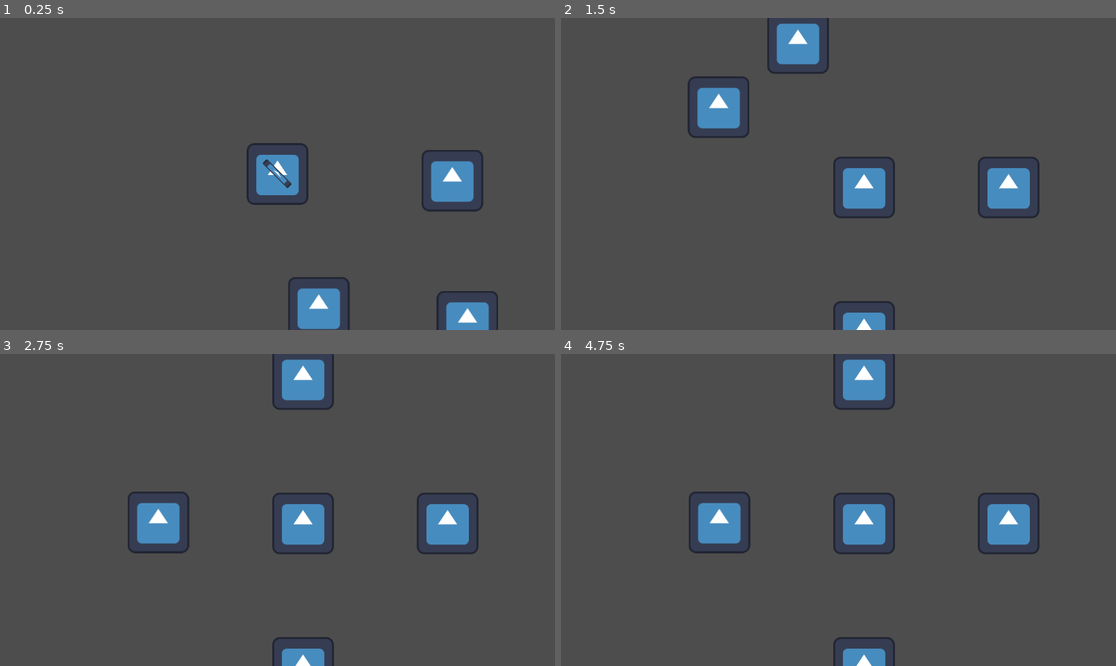
Above: before the commit, frames 1-4 (two rows, left to right).
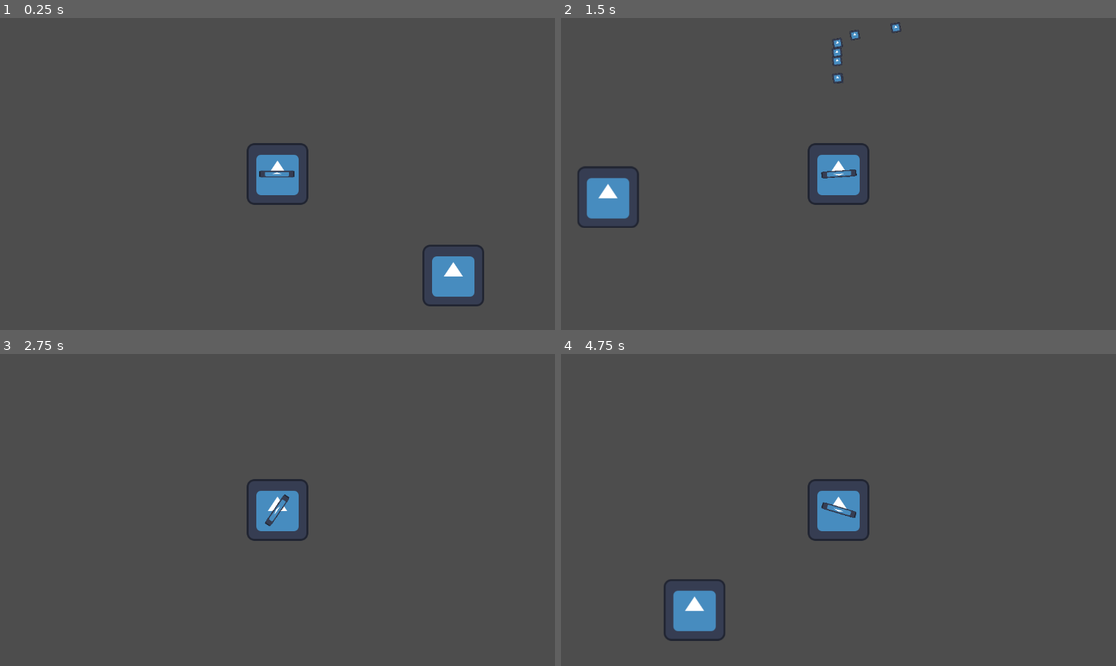
Above: after the commit, the same moments.

Repository: Mr-excaliver/Demon_Hero
Game: Godot game, scene res://scenes/world.tscn
Same seed, same stepped clock (60 frames per second), same inputs: the game is played once before the commit and once after it. The engine's default icon, where the game draws it, is replaced by a stand-in: a white triangle on a blue panel in a dark square.
Inputs (mouse positions are in pixels of both pictures, inside the frame that each line leads up to):
- Up to frame 1 (0.25 s): no input
- Up to frame 2 (1.5 s): move the mouse to (960, 158) at 0.52 s; press the mouse at (960, 158) at 0.53 s; hold D (right) 0.53-1.28 s; move the mouse to (727, 189) at 1.27 s; release the mouse at (727, 189) at 1.28 s; hold S (down) from 1.28 s (still down); tap Space (dash) at 1.35 s
- Up to frame 3 (2.75 s): move the mouse to (333, 441) at 2.02 s; release S (down) at 2.03 s; press the mouse at (333, 441) at 2.03 s; hold D (right) from 2.03 s (still down)
- Up to frame 4 (4.75 s): move the mouse to (810, 572) at 2.77 s; release D (right) at 2.78 s; release the mouse at (810, 572) at 2.78 s; hold W (up) 2.78-3.53 s; tap Space (dash) at 2.85, 4.25, 4.35 s; tap Enter at 3.5 s; move the mouse to (1005, 556) at 3.52 s; press the mouse at (1005, 556) at 3.53 s; hold A (left) from 3.53 s (still down); tap R (reload) at 4.15 s; move the mouse to (672, 463) at 4.27 s; release the mouse at (672, 463) at 4.28 s

The runs differ from the first frame. In frame 1, 4.7% of the frame differs, in the area x 46-90%, y 42-100%; in frame 2, 7.8%, in the area x 3-87%, y 0-100%; in frame 3, 6.2%; in frame 4, 7.5%.

Commit message:
Game Progress
-buff mechanics added
-simple score system added
-centralized stats for Enemy and Player
-incrementation logic for enemy stat for new waves

Diff:
--- a/Demon_Hero/project.godot
+++ b/Demon_Hero/project.godot
@@ -14,6 +14,13 @@
 run/main_scene="res://scenes/world.tscn"
 config/features=PackedStringArray("4.2", "GL Compatibility")
 config/icon="res://icon.svg"
+
+[autoload]
+
+WaveManager="*res://scripts/wave_manager.gd"
+PlayerStat="*res://scripts/player_stat.gd"
+ScoreManager="*res://scripts/score_manager.gd"
+EnemyStat="*res://scripts/enemy_stat.gd"
 
 [input]
 
--- a/Demon_Hero/scenes/spawners.tscn
+++ b/Demon_Hero/scenes/spawners.tscn
@@ -40,5 +40,7 @@
 position = Vector2(300, 0)
 
 [node name="cooldown" type="Timer" parent="."]
+wait_time = 0.6
 
 [connection signal="area_entered" from="hurtbox" to="." method="_on_hurtbox_area_entered"]
+[connection signal="timeout" from="cooldown" to="." method="_on_cooldown_timeout"]
--- a/Demon_Hero/scripts/Enemy.gd
+++ b/Demon_Hero/scripts/Enemy.gd
@@ -1,13 +1,14 @@
 extends CharacterBody2D
 
-@export var speed= 150
+var speed= EnemyStat.enemy_speed
 
 @onready var hitbox = $e_hitbox/CollisionShape2D
 @onready var atk_cooldown = $attack
 
+var base_score = 10
 var player
 var monument
-var health = 10
+var health = EnemyStat.enemy_health
 var state = CHASE
 var is_attacking = false
 
@@ -16,9 +17,6 @@
 	ATTACK,
 	IDLE
 }
-
-
-
 
 
 func _ready():
@@ -30,7 +28,7 @@
 func _physics_process(delta):
 
 	if health<=0:
-
+		ScoreManager.score += base_score * WaveManager.wave
 		queue_free()
 	match state:
 		CHASE:
@@ -91,4 +89,4 @@
 func _on_hurtbox_area_entered(area):
 	if area.has_method("destroy"):
 		area.destroy()
-		health -=2
+		health -=PlayerStat.damage
--- a/Demon_Hero/scripts/Monument.gd
+++ b/Demon_Hero/scripts/Monument.gd
@@ -1,11 +1,12 @@
 extends CharacterBody2D
 
-var health = 50
+var health = PlayerStat.monument_health
 @onready var hurtbox = $mhurtbox/CollisionShape2D2
 @onready var invinc = $invinc
 
 func _ready():
 	add_to_group("monument")
+	PlayerStat.monu_change.connect(health_change)
 
 
 func _process(_delta):
@@ -17,7 +18,7 @@
 
 func _on_hurtbox_area_entered(area):
 	if area.name == "e_hitbox":
-		health -=10
+		health -=EnemyStat.enemy_damage
 		hurtbox.disabled = true
 		invinc.start()
 
@@ -26,3 +27,7 @@
 
 func _on_invinc_timeout():
 	hurtbox.disabled = false
+
+
+func health_change(new_health):
+	health = new_health
--- /dev/null
+++ b/Demon_Hero/scripts/enemy_stat.gd
@@ -0,0 +1,27 @@
+extends Node
+
+var base_health = 10
+var base_speed = 150
+var base_damage = 2
+var base_spawner = 50
+
+var enemy_health = base_health
+var enemy_speed = base_speed
+var enemy_damage = base_damage
+var spawner_health = base_spawner
+
+
+
+
+func update_stats():
+	enemy_health += base_health * WaveManager.wave
+	enemy_speed += base_speed * WaveManager.wave
+	enemy_damage += base_damage * WaveManager.wave
+	spawner_health += base_damage * WaveManager.wave
+
+
+func reset():
+	enemy_health = base_health
+	enemy_speed = base_speed
+	enemy_damage = base_damage
+	spawner_health = base_spawner
--- a/Demon_Hero/scripts/gun.gd
+++ b/Demon_Hero/scripts/gun.gd
@@ -9,11 +9,13 @@
 @onready var bullet_firerate = $Firerate
 @onready var reload = $reload
 var can_fire = true
-@export var magazine = 30
+var magazine = PlayerStat.mag_size
 var is_reloading = false
 var current_mag = magazine
 
 
+func _ready():
+	PlayerStat.mag_change.connect(mag_size_update)
 func _physics_process(_delta: float) -> void:
 
 	var gun_rotation = mainbody.global_position.direction_to(get_global_mouse_position()).angle()
@@ -51,3 +53,6 @@
 
 func _on_firerate_timeout():
 	can_fire = true
+
+func mag_size_update(mag):
+	magazine = mag
--- a/Demon_Hero/scripts/night_enemy.gd
+++ b/Demon_Hero/scripts/night_enemy.gd
@@ -2,14 +2,15 @@
 
 
 signal died
-@export var speed= 150
+var speed= EnemyStat.enemy_speed
 
 @onready var hitbox = $e_hitbox/CollisionShape2D
 @onready var atk_cooldown = $attack
 
+var base_score = 50
 var player
 var monument
-var health = 10
+var health = EnemyStat.enemy_health
 var state = IDLE
 var is_attacking = false
 var initial_pos
@@ -32,6 +33,7 @@
 func _physics_process(_delta):
 
 	if health<=0:
+		ScoreManager.score += base_score * WaveManager.wave
 		emit_signal("died")
 		queue_free()
 	match state:
@@ -89,7 +91,7 @@
 func _on_hurtbox_area_entered(area):
 	if area.has_method("destroy"):
 		area.destroy()
-		health -=2
+		health -=PlayerStat.damage
 
 
 func _on_detector_area_entered(_area):
--- a/Demon_Hero/scripts/player.gd
+++ b/Demon_Hero/scripts/player.gd
@@ -2,11 +2,11 @@
 signal health
 signal died
 var state = MOVE
-const MAX_SPEED = 300.0
+var MAX_SPEED = PlayerStat.speed
 const ACCELERATION = 30
 const JUMP_VELOCITY = -400.0
 var motion = Vector2()
-var max_health = 5
+var max_health = PlayerStat.health
 var current_health
 var dash_dir = 0
 var dash_strength = 1700
@@ -25,6 +25,9 @@
 func _ready():
 	add_to_group("player")
 	current_health = max_health
+	PlayerStat.health_change.connect(health_update)
+	PlayerStat.speed_change.connect(speed_update)
+
 
 func _physics_process(_delta):
 
@@ -38,7 +41,7 @@
 	motion = velocity
 
 func hit():
-	current_health -= 1
+	current_health -= EnemyStat.enemy_damage
 	if current_health == 0:
 		emit_signal("health")
 		queue_free()
@@ -82,9 +85,11 @@
 	move_and_slide()
 
 
+func health_update(new_health):
+	max_health = new_health
 
-
-
+func speed_update(new_speed):
+	MAX_SPEED = new_speed
 
 
 func _on_gun_shooting(gun_knockback):
@@ -103,6 +108,7 @@
 
 
 
+
 func _on_hurtbox_area_entered(area):
 	if area.name == "e_hitbox":
 		hurtbox.disabled = true
--- /dev/null
+++ b/Demon_Hero/scripts/player_stat.gd
@@ -0,0 +1,38 @@
+extends Node
+
+signal health_change
+signal speed_change
+signal mag_change
+signal monu_change
+
+var health = 10
+var speed = 500
+var mag_size = 10
+var damage = 10
+var monument_health = 50
+
+
+func apply_buff(buff , value):
+	match buff:
+		"health":
+			health += value
+			emit_signal("health_change", health)
+		"mag_size":
+			mag_size += value
+			emit_signal("mag_change", mag_size)
+		"damage":
+			damage += value
+		"speed":
+			speed += value
+			emit_signal("speed_change", speed)
+		"monument_health":
+			monument_health += value
+			emit_signal("monu_change", monument_health)
+
+
+func reset():
+	health = 10
+	speed = 500
+	mag_size = 10
+	damage = 10
+	monument_health = 50
--- /dev/null
+++ b/Demon_Hero/scripts/score_manager.gd
@@ -0,0 +1,10 @@
+extends Node
+
+var score = 0
+
+
+
+
+
+func reset():
+	score = 0
--- a/Demon_Hero/scripts/spawners.gd
+++ b/Demon_Hero/scripts/spawners.gd
@@ -1,14 +1,14 @@
 extends CharacterBody2D
 
-
-var health = 50
-var gaurds = 0
+var base_score = 70
+var health = EnemyStat.spawner_health
+var gaurds = 4
 const enemy = preload("res://scenes/night_enemy.tscn")
 @onready var collection = $spawnpoints
 var spawn_points = []
-@onready var hurtbox = $mhurtbox/CollisionShape2D2
-@onready var invinc = $invinc
-@onready var cooldwon = $cooldown
+@onready var cooldown = $cooldown
+
+var buff_list = ["health", "speed", "mag_size" , "damage", "monument_health"]
 
 func _ready():
 	add_to_group("monument")
@@ -19,11 +19,13 @@
 
 
 func _process(_delta):
-	if health ==0:
+	if health <=0:
+		ScoreManager.score += base_score * WaveManager.wave
+		buff()
 		queue_free()
 
 	if gaurds ==0:
-		spawn()
+		cooldown.start()
 
 
 
@@ -39,9 +41,19 @@
 
 func _on_hurtbox_area_entered(area):
 	if area.has_method("destroy"):
-		health -=10
+		health -=PlayerStat.damage
 		area.destroy()
 
 
 func _on_spawned_died():
 	gaurds -=1
+
+func buff():
+	var new_buff = buff_list[randi()%buff_list.size()]
+	var value = randi()%(10) * WaveManager.wave
+	PlayerStat.apply_buff(new_buff , value)
+
+
+
+func _on_cooldown_timeout():
+	spawn()
--- /dev/null
+++ b/Demon_Hero/scripts/wave_manager.gd
@@ -0,0 +1,11 @@
+extends Node
+
+var wave = 1
+# Called when the node enters the scene tree for the first time.
+func _ready():
+	pass # Replace with function body.
+
+
+# Called every frame. 'delta' is the elapsed time since the previous frame.
+func _process(_delta):
+	pass
